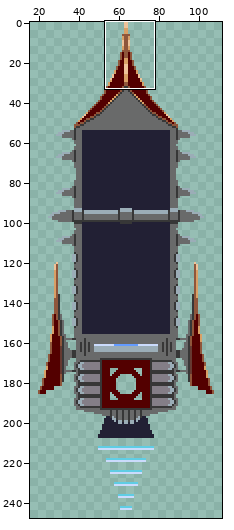
Sprite sheet: Assets/Sprites/Transportship-big.png. The first picture is a wide view before the edit; the outline marks the close-up.
Close-up. As it was:
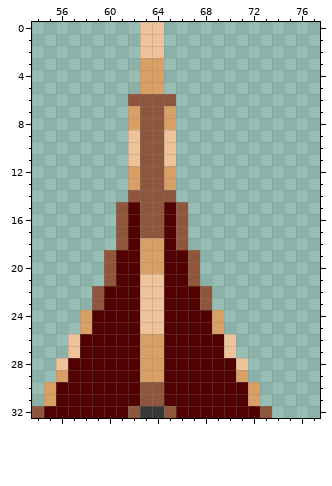
The file is 128x256 pixels. Shown: x 54..77, y 0..32. The wide view leaves out empty margins. The commit also changed other parts of the picture, which this record leaves out.
After:
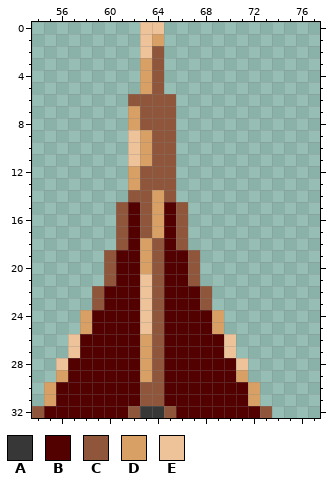
Palette (. is transparent): A #373737  B #530000  C #8f563b  D #d9a066  E #eec39a
From old to new:
{"y":1,"x":64,"old":"E","new":"D"}
{"y":2,"x":64,"old":"E","new":"C"}
{"y":3,"x":64,"old":"D","new":"C"}
{"y":4,"x":64,"old":"D","new":"C"}
{"y":5,"x":64,"old":"D","new":"C"}
{"y":7,"x":65,"old":"D","new":"C"}
{"y":8,"x":65,"old":"D","new":"C"}
{"y":9,"x":63,"old":"C","new":"D"}
{"y":9,"x":65,"old":"E","new":"C"}
{"y":10,"x":63,"old":"C","new":"D"}
{"y":10,"x":65,"old":"E","new":"C"}
{"y":11,"x":63,"old":"C","new":"D"}
{"y":11,"x":65,"old":"E","new":"C"}
{"y":12,"x":65,"old":"D","new":"C"}
{"y":13,"x":65,"old":"D","new":"C"}
{"y":14,"x":64,"old":"C","new":"D"}
{"y":15,"x":64,"old":"C","new":"D"}
{"y":16,"x":64,"old":"C","new":"D"}
{"y":17,"x":64,"old":"C","new":"D"}
{"y":18,"x":64,"old":"D","new":"C"}
{"y":19,"x":64,"old":"D","new":"C"}
{"y":20,"x":64,"old":"D","new":"C"}
{"y":21,"x":64,"old":"E","new":"C"}
{"y":22,"x":64,"old":"E","new":"C"}
{"y":23,"x":64,"old":"E","new":"C"}
{"y":24,"x":64,"old":"E","new":"C"}
{"y":25,"x":64,"old":"E","new":"C"}
{"y":26,"x":64,"old":"D","new":"C"}
{"y":27,"x":64,"old":"D","new":"C"}
{"y":28,"x":64,"old":"D","new":"C"}
{"y":29,"x":64,"old":"D","new":"C"}
{"label":"changed","picture_box":[140,34,176,382]}
